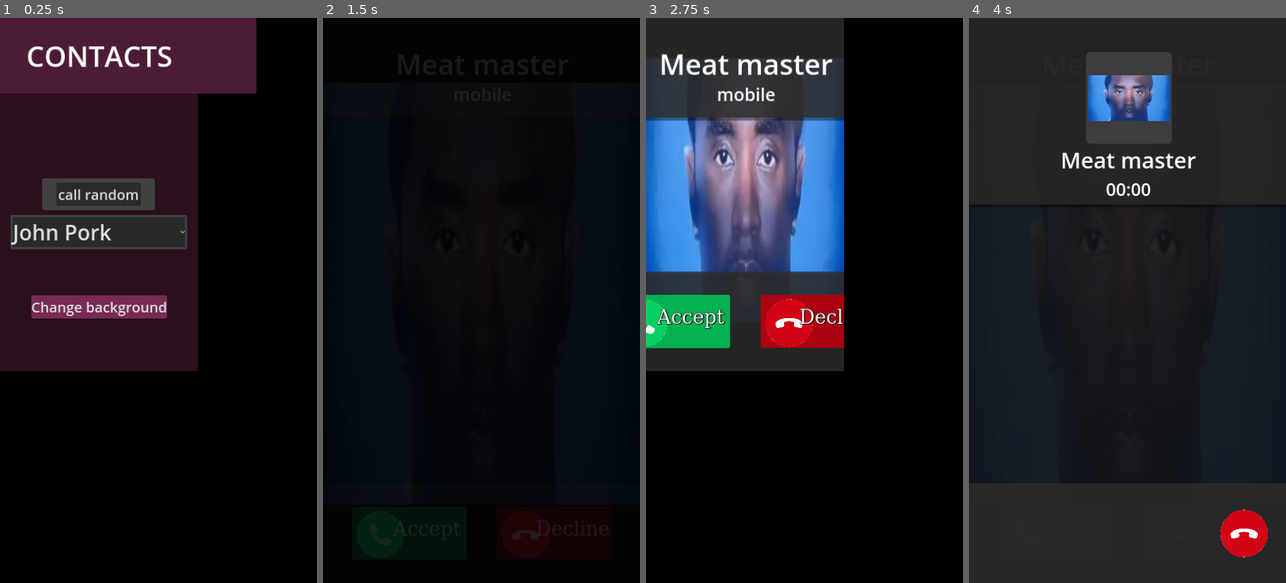
Above: before the commit, frames 1-4 (left to right).
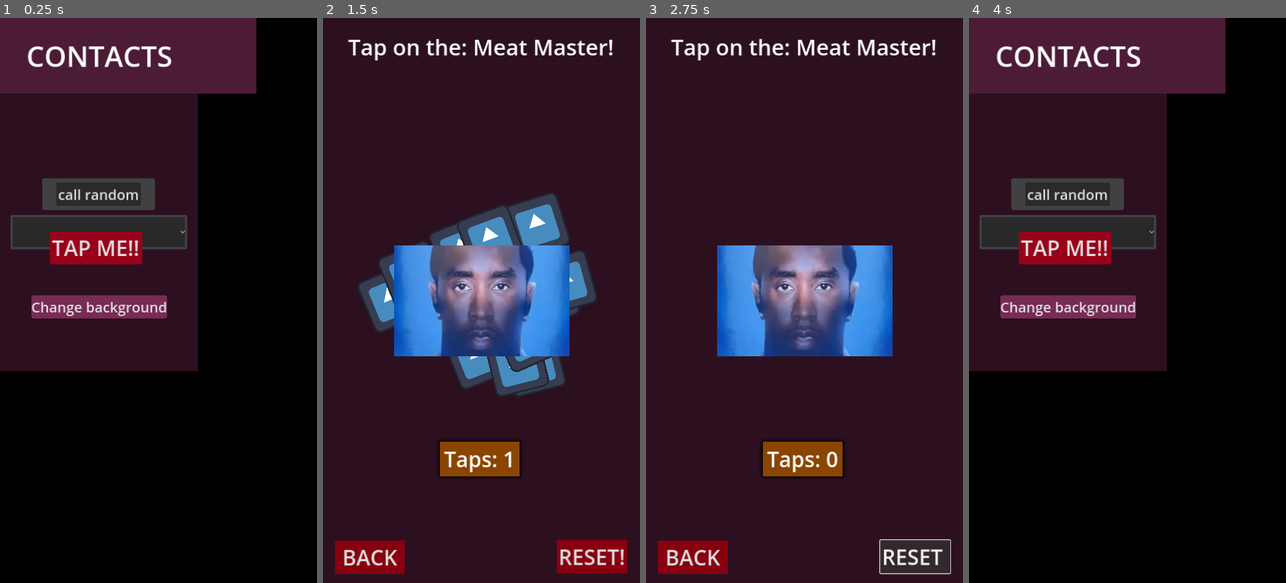
Above: after the commit, the same moments.

Repository: aZaamBie/Godot_CallingApp_prototype
Game: Godot game, scene res://Scenes/Calls/call_choose.tscn
Two runs of this game, one before a commit and one after it. Both use one fixed random seed, a clock stepped at 60 frames per second and the inputs below. The engine's default icon, where the game draws it, is replaced by a stand-in: a white triangle on a blue panel in a dark square. Video files are missing from this copy of the repository; at most half a second of black plays in their place. Sound files missing from this copy of the repository are replaced by a short silence.
Inputs (mouse positions are in pixels of both pictures, inside the frame that each line leads up to):
- Up to frame 1 (0.25 s): no input
- Up to frame 2 (1.5 s): click (418, 249) at 0.5 s, where only the run after the commit has a clickable "TAP ME!!"; click (481, 300) at 1.27 s
- Up to frame 3 (2.75 s): click (915, 554) at 2 s, where only the run after the commit has a clickable "RESET!"
- Up to frame 4 (4 s): click (1016, 554) at 2.75 s, where only the run after the commit has a clickable "BACK"; click (994, 323) at 3.52 s

The runs differ from the first frame. In frame 1, 2.0% of the frame differs, in the area x 3-45%, y 36-44%; in frame 2, 99%, in the area x 0-100%, y 0-100%; in frame 3, 94%; in frame 4, 80%.

Commit message:
Updated the permissions + added a tapping minigame
I updated the permissions in the export settings, to (hopefully) enable the permissions to allow files on system to be read on mobile.

I also added a small clicker/tapping minigame for fun :D

Diff:
--- a/Scenes/Calls/call_choose.tscn
+++ b/Scenes/Calls/call_choose.tscn
@@ -33,6 +33,16 @@
 shadow_size = 3
 shadow_offset = Vector2(0, 0.66)
 
+[sub_resource type="StyleBoxFlat" id="StyleBoxFlat_awe3l"]
+bg_color = Color(0.6, 0, 0.101961, 1)
+corner_radius_top_left = 5
+corner_radius_top_right = 5
+corner_radius_bottom_right = 5
+corner_radius_bottom_left = 5
+expand_margin_left = 2.0
+expand_margin_right = 2.0
+shadow_offset = Vector2(0.675, 3.11)
+
 [node name="call_Choose" type="Control"]
 layout_mode = 3
 anchors_preset = 15
@@ -105,15 +115,9 @@
 grow_vertical = 2
 theme_override_font_sizes/font_size = 48
 theme_override_styles/normal = SubResource("StyleBoxFlat_c74qd")
-item_count = 4
-popup/item_0/text = "johnPork"
+item_count = 1
+popup/item_0/text = "Null"
 popup/item_0/id = 0
-popup/item_1/text = "freakDog"
-popup/item_1/id = 1
-popup/item_2/text = "pDiddy"
-popup/item_2/id = 2
-popup/item_3/text = ""
-popup/item_3/id = 3
 
 [node name="lblCall" type="Label" parent="Control/chooseBTN2"]
 layout_mode = 1
@@ -181,8 +185,27 @@
 ok_button_text = "Open"
 file_mode = 0
 access = 2
+root_subfolder = "/storage/emulated/0"
+
+[node name="btn_TapScreen" type="Button" parent="."]
+layout_mode = 1
+anchors_preset = 7
+anchor_left = 0.5
+anchor_top = 1.0
+anchor_right = 0.5
+anchor_bottom = 1.0
+offset_left = -110.0
+offset_top = -317.0
+offset_right = 96.0
+offset_bottom = -242.0
+grow_horizontal = 2
+grow_vertical = 0
+theme_override_font_sizes/font_size = 48
+theme_override_styles/normal = SubResource("StyleBoxFlat_awe3l")
+text = "TAP ME!!"
 
 [connection signal="pressed" from="Control/chooseBTN" to="." method="_on_choose_btn_pressed"]
 [connection signal="item_selected" from="Control/chooseBTN2" to="." method="_on_choose_btn_2_item_selected"]
 [connection signal="pressed" from="btn_File" to="." method="_on_btn_file_pressed"]
 [connection signal="file_selected" from="btn_File/FileDialog" to="." method="_on_file_dialog_file_selected"]
+[connection signal="pressed" from="btn_TapScreen" to="." method="_on_btn_tap_screen_pressed"]
--- /dev/null
+++ b/Scenes/Game-replica/click_me_screen.tscn
@@ -0,0 +1,141 @@
+[gd_scene load_steps=7 format=3 uid="uid://d2la6rhnir5fl"]
+
+[ext_resource type="Texture2D" uid="uid://d1f1uyywdentn" path="res://Assets/Textures/pfp_pDiddy02.jpeg" id="1_kd5v5"]
+[ext_resource type="Script" path="res://Scripts/MiniGames/ClickMe_Manage.gd" id="1_m8nrj"]
+[ext_resource type="Texture2D" uid="uid://v2cc60430lor" path="res://icon.svg" id="2_glhq5"]
+
+[sub_resource type="Curve" id="Curve_vyp0p"]
+_data = [Vector2(0, 1), 0.0, 0.0, 0, 0, Vector2(0.84153, 0.901099), 0.0, 0.0, 0, 0, Vector2(1, 0), 0.0, 0.0, 0, 0]
+point_count = 3
+
+[sub_resource type="StyleBoxFlat" id="StyleBoxFlat_jg5ps"]
+bg_color = Color(0.541176, 0.270588, 0, 1)
+expand_margin_left = 10.0
+expand_margin_top = 5.0
+expand_margin_right = 10.0
+expand_margin_bottom = 5.0
+shadow_size = 10
+
+[sub_resource type="StyleBoxFlat" id="StyleBoxFlat_ltqp0"]
+bg_color = Color(0.533333, 0, 0.0588235, 1)
+
+[node name="clickMe_screen" type="Control"]
+layout_mode = 3
+anchors_preset = 15
+anchor_right = 1.0
+anchor_bottom = 1.0
+grow_horizontal = 2
+grow_vertical = 2
+script = ExtResource("1_m8nrj")
+
+[node name="bg" type="ColorRect" parent="."]
+layout_mode = 1
+anchors_preset = 15
+anchor_right = 1.0
+anchor_bottom = 1.0
+grow_horizontal = 2
+grow_vertical = 2
+color = Color(0.176471, 0.0627451, 0.12549, 1)
+
+[node name="lblTitle" type="Label" parent="."]
+layout_mode = 1
+anchors_preset = 5
+anchor_left = 0.5
+anchor_right = 0.5
+offset_left = -303.0
+offset_top = 30.0
+offset_right = 303.0
+offset_bottom = 99.0
+grow_horizontal = 2
+theme_override_font_sizes/font_size = 50
+text = "Tap on the: Meat Master!"
+
+[node name="tapFX" type="CPUParticles2D" parent="."]
+position = Vector2(360, 646)
+emitting = false
+amount = 16
+one_shot = true
+speed_scale = 2.0
+explosiveness = 1.0
+randomness = 1.0
+texture = ExtResource("2_glhq5")
+emission_shape = 3
+emission_rect_extents = Vector2(100, 100)
+direction = Vector2(1, 1)
+spread = 180.0
+gravity = Vector2(0, -980)
+initial_velocity_min = 300.0
+initial_velocity_max = 500.0
+angular_velocity_min = 50.0
+angular_velocity_max = 100.0
+linear_accel_max = 71.29
+scale_amount_curve = SubResource("Curve_vyp0p")
+
+[node name="btnTexture" type="TextureButton" parent="."]
+layout_mode = 1
+anchors_preset = 8
+anchor_left = 0.5
+anchor_top = 0.5
+anchor_right = 0.5
+anchor_bottom = 0.5
+offset_left = -199.5
+offset_top = -125.5
+offset_right = 199.5
+offset_bottom = 125.5
+grow_horizontal = 2
+grow_vertical = 2
+texture_normal = ExtResource("1_kd5v5")
+stretch_mode = 0
+
+[node name="tapCounter" type="Label" parent="."]
+layout_mode = 1
+anchors_preset = -1
+anchor_left = 0.5
+anchor_top = 0.781
+anchor_right = 0.5
+anchor_bottom = 0.781
+offset_left = -68.0
+offset_top = -33.6801
+offset_right = 60.0
+offset_bottom = 33.3199
+grow_horizontal = 2
+grow_vertical = 0
+theme_override_colors/font_outline_color = Color(0, 0, 0, 1)
+theme_override_font_sizes/font_size = 48
+theme_override_styles/normal = SubResource("StyleBoxFlat_jg5ps")
+text = "TAPS: 0"
+
+[node name="btnReset" type="Button" parent="."]
+layout_mode = 1
+anchors_preset = 3
+anchor_left = 1.0
+anchor_top = 1.0
+anchor_right = 1.0
+anchor_bottom = 1.0
+offset_left = -188.0
+offset_top = -97.0
+offset_right = -29.0
+offset_bottom = -22.0
+grow_horizontal = 0
+grow_vertical = 0
+theme_override_font_sizes/font_size = 48
+theme_override_styles/normal = SubResource("StyleBoxFlat_ltqp0")
+text = "RESET!"
+
+[node name="btnBack" type="Button" parent="."]
+layout_mode = 1
+anchors_preset = 2
+anchor_top = 1.0
+anchor_bottom = 1.0
+offset_left = 27.0
+offset_top = -96.0
+offset_right = 186.0
+offset_bottom = -21.0
+grow_vertical = 0
+theme_override_font_sizes/font_size = 48
+theme_override_styles/normal = SubResource("StyleBoxFlat_ltqp0")
+text = "BACK"
+
+[connection signal="pressed" from="btnTexture" to="." method="_on_btn_texture_pressed"]
+[connection signal="pressed" from="btnReset" to="." method="_on_btn_reset_pressed"]
+[connection signal="pressed" from="btnBack" to="." method="_on_btn_back_pressed"]
--- /dev/null
+++ b/Scenes/Game-replica/click_meat_master.tscn
@@ -0,0 +1,9 @@
+[gd_scene format=3 uid="uid://tw3roacy03yw"]
+
+[node name="Click_MeatMaster" type="Control"]
+layout_mode = 3
+anchors_preset = 15
+anchor_right = 1.0
+anchor_bottom = 1.0
+grow_horizontal = 2
+grow_vertical = 2
--- a/Scripts/Calls/call_choose.gd
+++ b/Scripts/Calls/call_choose.gd
@@ -10,7 +10,7 @@
 	init_SelectButton()
 
 func init_SelectButton():
-	$Control/chooseBTN2.clear()
+	#$Control/chooseBTN2.clear() # don't clear for now, just add
 	var list_ = CallManage.callers
 	for i in list_:
 		#print(i["name"])
@@ -96,3 +96,8 @@
 	imgTextureNew.set_image(imgNEW)
 
 	$TextureRect.texture = imgTextureNew
+
+
+func _on_btn_tap_screen_pressed():
+	pass # Replace with function body.
+	get_tree().change_scene_to_file("res://Scenes/Game-replica/click_me_screen.tscn")
--- /dev/null
+++ b/Scripts/MiniGames/ClickMe_Manage.gd
@@ -0,0 +1,38 @@
+extends Control
+
+var taps_ : int = 0
+@onready var btn_ = $btnTexture
+
+# Called when the node enters the scene tree for the first time.
+func _ready():
+	pass # Replace with function body.
+
+
+# Called every frame. 'delta' is the elapsed time since the previous frame.
+func _process(delta):
+	pass
+
+
+func updateCounterText(args):
+	pass
+	$tapCounter.text = "Taps: " + str(args)
+
+func _on_btn_texture_pressed():
+	pass # Replace with function body.
+	btn_.flip_h = !btn_.flip_h
+	if $tapFX.emitting == true:
+		$tapFX.emitting = false
+	$tapFX.emitting = true
+
+	taps_ += 1
+	updateCounterText(taps_)
+
+func _on_btn_reset_pressed():
+	pass # Replace with function body.
+	taps_ = 0
+	updateCounterText(taps_)
+
+
+func _on_btn_back_pressed():
+	pass # Replace with function body.
+	get_tree().change_scene_to_file("res://Scenes/Calls/call_choose.tscn")
Not shown: 1 places in Scenes/Calls/call_choose.tscn that only renumber resources
Not shown, changed: export_presets.cfg
